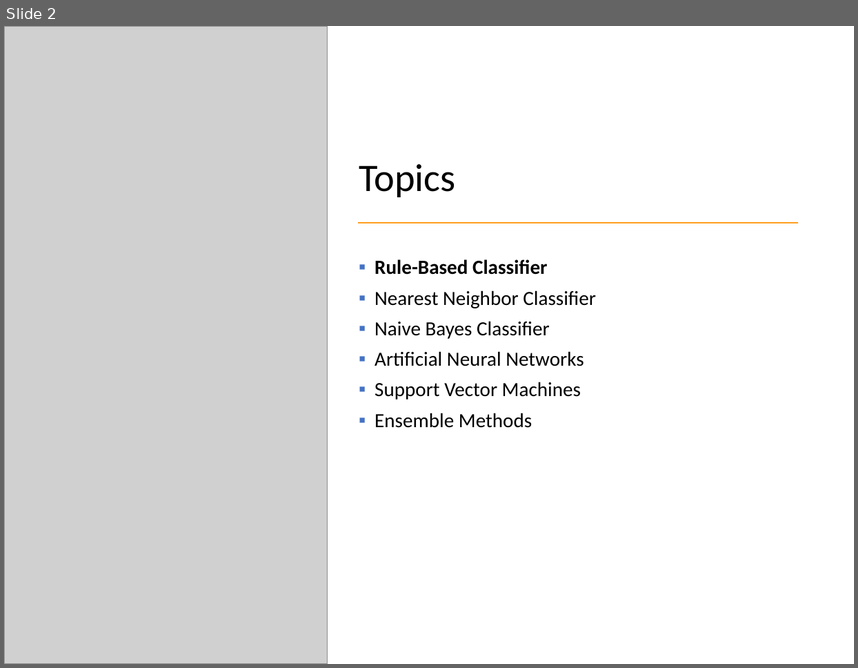
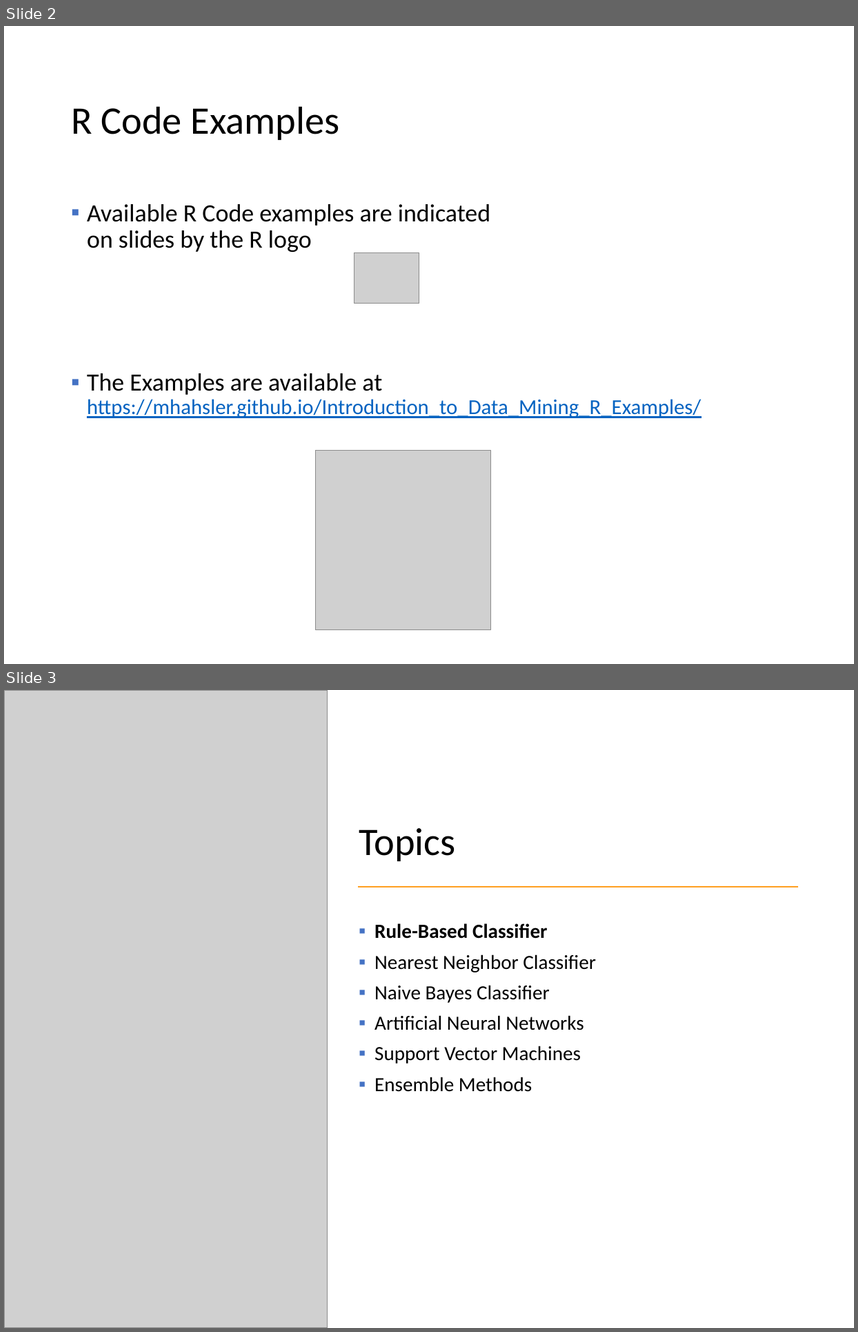
Before and after one commit to mhahsler/Introduction_to_Data_Mining_R_Examples, a slide deck: slides/chap4_alternative_classification.pptx. Shown one above the other, each under a label of ours: slide 2 before the commit, slides 2 and 3 after it. The pictures are 858x668 and 858x1332 pixels, drawn with LibreOffice and Linux fonts; fonts in the diff are those of the drawing; grey boxes stand for pictures. Boxes give left, top, right and bottom in pixels: in the first picture for what was removed or moved away, otherwise in the second. Text is boxed around its words. In the diff, an @@ line names an element or a change of style, - is before the commit and + after.

```diff
--- a/slides/chap4_alternative_classification.pptx
+++ b/slides/chap4_alternative_classification.pptx
@@ slide 2 added at box(4, 26, 854, 664), background #FFFFFF @@
@@ title added at box(71, 106, 340, 140), 33 pt, text #000000 @@
+R Code Examples
@@ text added at box(87, 204, 701, 418), 21 pt, text #000000 @@
+▪ Available R Code examples are indicated
+  on slides by the R logo
+▪ The Examples are available at
+  https://mhahsler.github.io/Introduction_to_Data_Mining_R_Examples/
@@ picture added at box(355, 253, 419, 303) @@
@@ picture added at box(316, 450, 491, 630) @@
@@ what was slide 2 is now slide 3 @@
```
Also in this commit, not shown: 1 other slide added, 1 slide removed, 10 other files.
